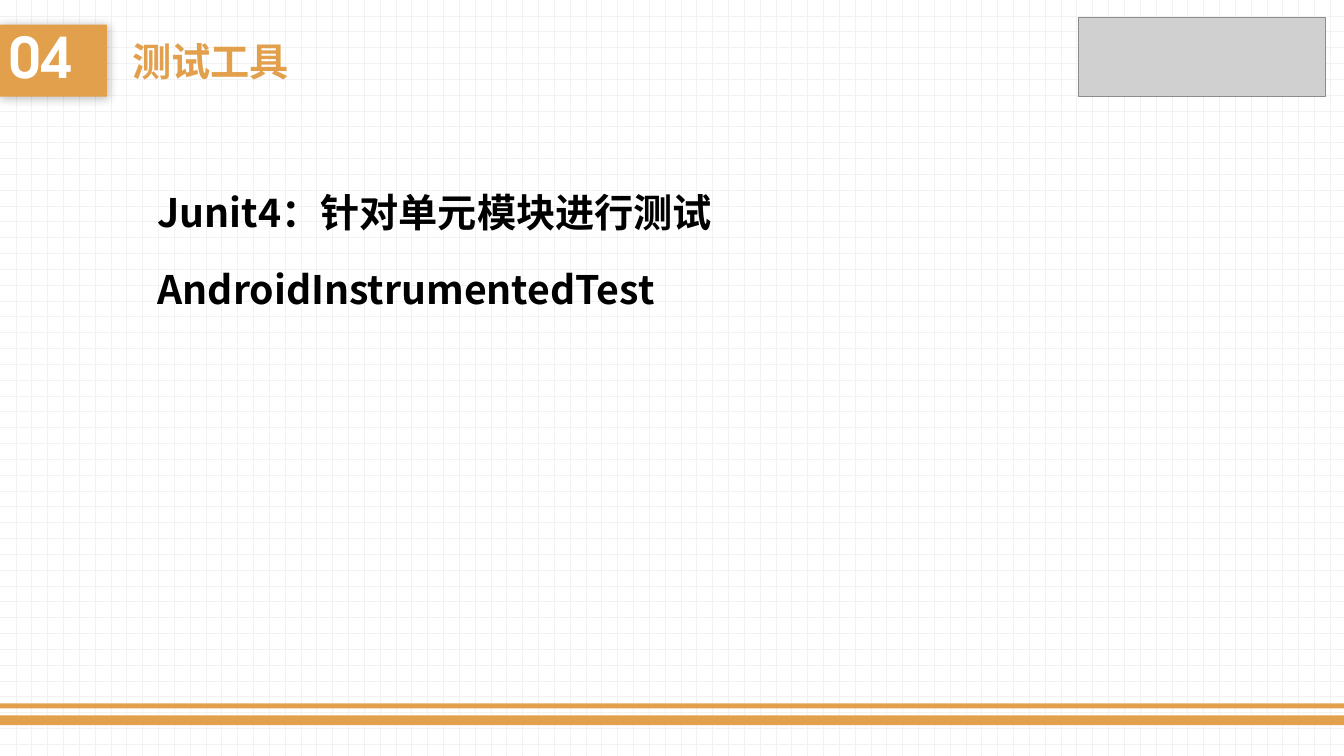
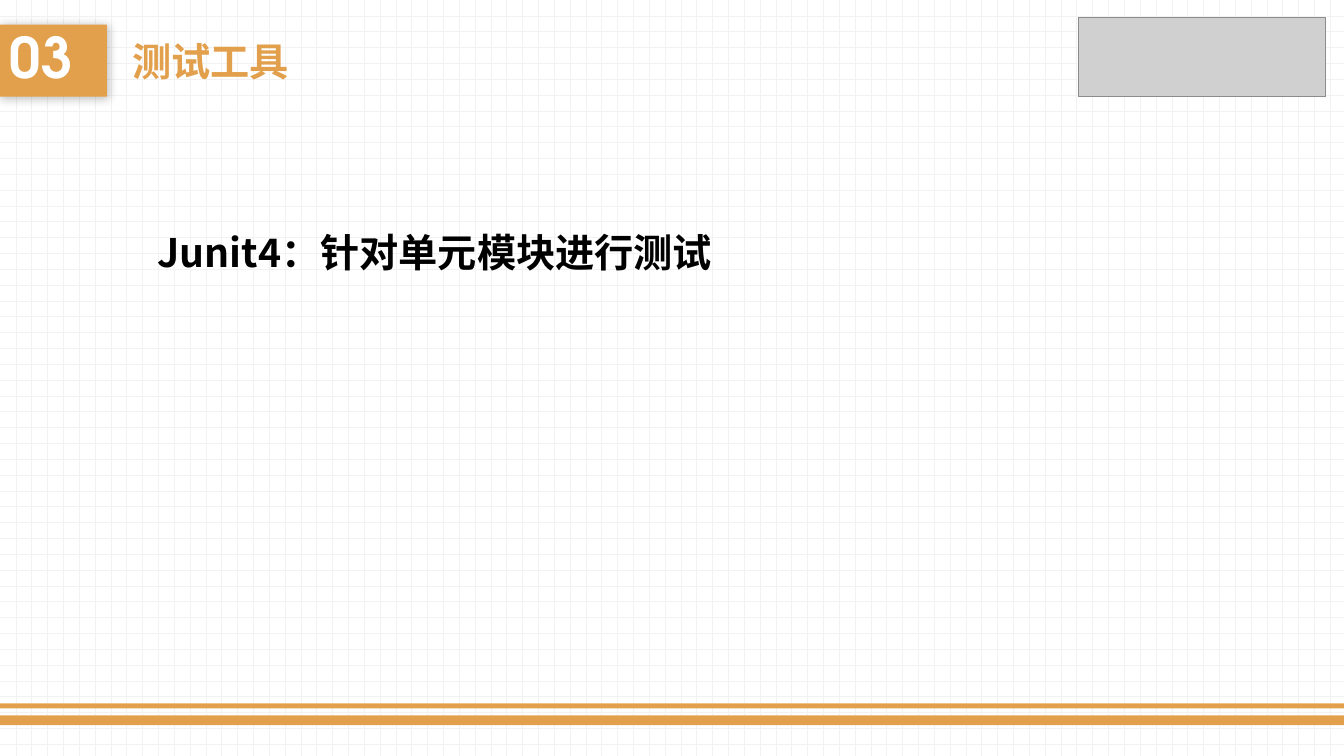
Before and after one commit to liuk5546/campaigo, a slide deck: slide 16 of doc/实现阶段/SE-2017秋-G10-实现阶段PPT最新.pptx (slide 19 before the commit). Drawn at 1344x756 pixels with LibreOffice and Linux fonts; fonts in the diff are those of the drawing; grey boxes stand for pictures. Boxes give left, top, right and bottom in pixels: in the first picture for what was removed or moved away, otherwise in the second. Text is boxed around its words. In the diff, an @@ line names an element or a change of style, - is before the commit and + after.

```diff
--- a/doc/实现阶段/SE-2017秋-G10-实现阶段PPT最新.pptx
+++ b/doc/实现阶段/SE-2017秋-G10-实现阶段PPT最新.pptx
@@ text at [10, 17, 73, 101]: text changed @@
-04
+03
@@ text "Junit4：针对单元模块进行测试": place and size @@
-text "Junit4：针对单元模块进行测试" at [158, 193, 712, 305]
+text "Junit4：针对单元模块进行测试" at [158, 233, 712, 271]
@@ text at [158, 272, 655, 305]: paragraph removed @@
-AndroidInstrumentedTest
```
Also in this commit, not shown: 5 other slides changed, 4 slides added, 5 other files.
